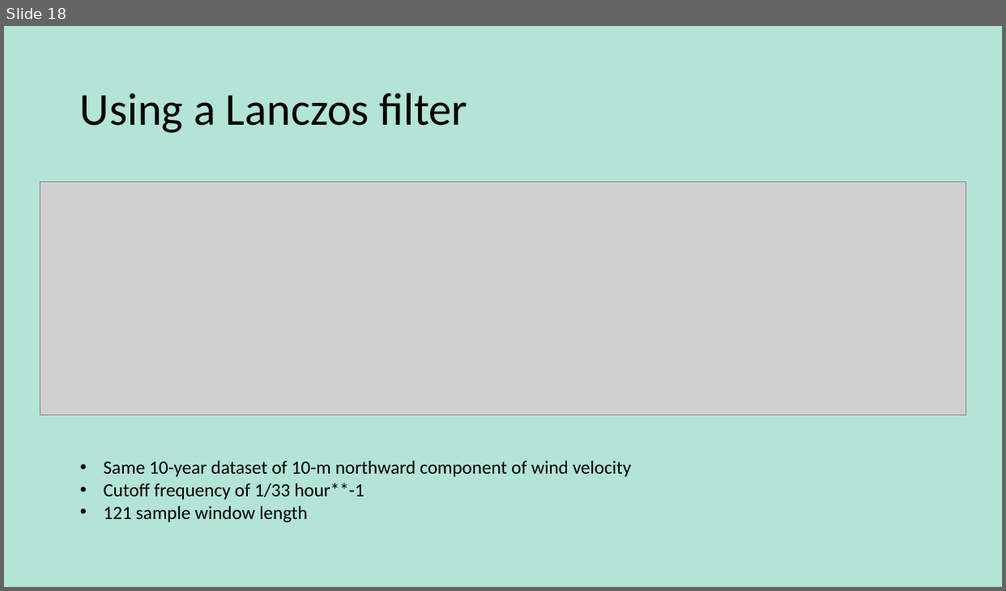
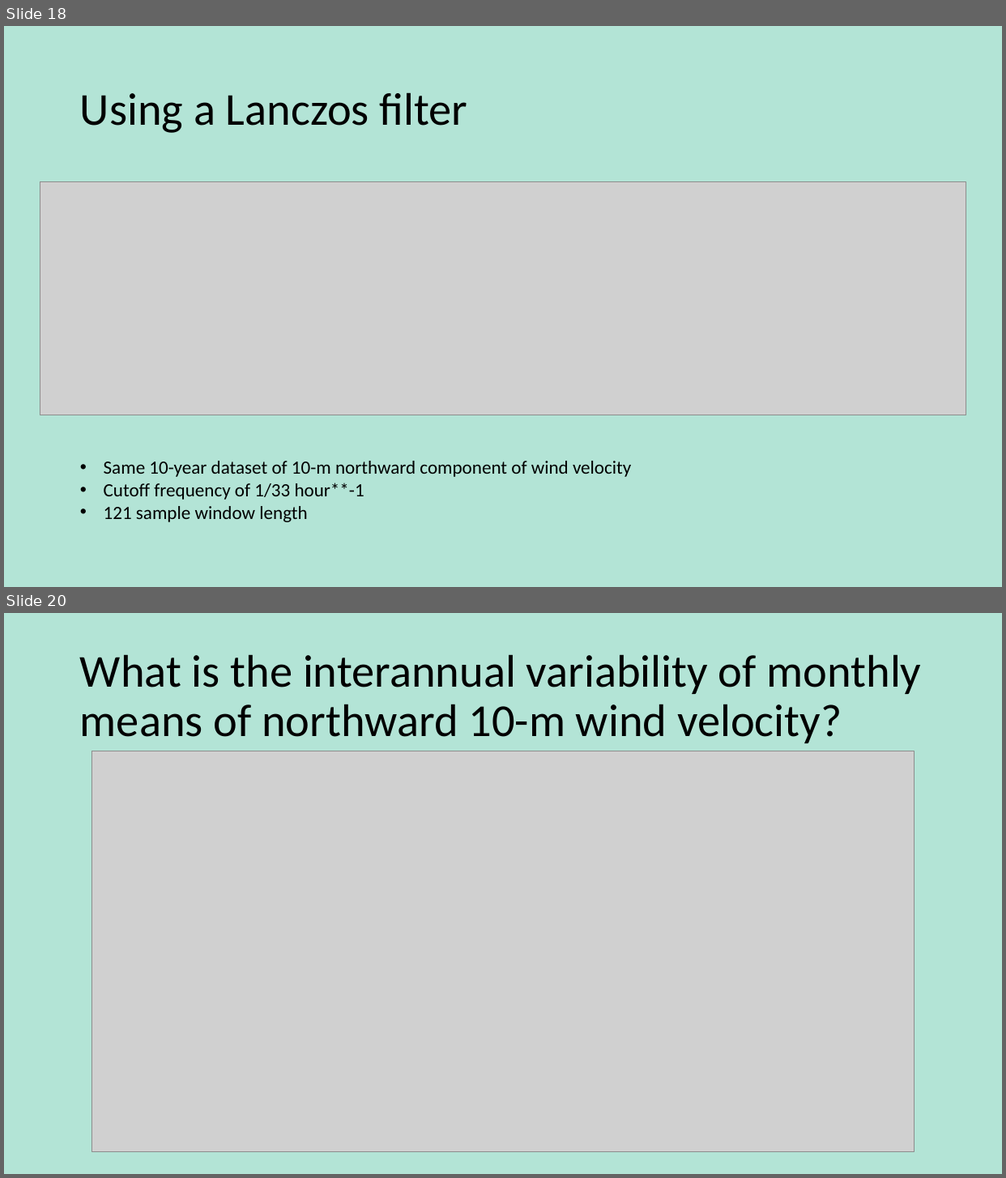
Before and after one commit to Fewings-Lab/kylenec-cpcs-mhw, a slide deck: Diurnal and Low Frequency Northward Winds off Chile.pptx. Shown one above the other, each under a label of ours: slide 18 before the commit, slides 18 and 20 after it; the slides between them are not shown. The pictures are 1006x591 and 1006x1178 pixels, drawn with LibreOffice and Linux fonts; fonts in the diff are those of the drawing; grey boxes stand for pictures. Boxes give left, top, right and bottom in pixels: in the first picture for what was removed or moved away, otherwise in the second. Text is boxed around its words. In the diff, an @@ line names an element or a change of style, - is before the commit and + after.

Commit message:
Added figures for seasonal and interannual variability

```diff
--- a/Diurnal and Low Frequency Northward Winds off Chile.pptx
+++ b/Diurnal and Low Frequency Northward Winds off Chile.pptx
@@ slide 20 added at (x1=4, y1=613, x2=1002, y2=1174), background #B3E4D6 @@
@@ title added at (x1=80, y1=654, x2=922, y2=743), 44 pt, text #000000 @@
+What is the interannual variability of monthly means of northward 10-m wind velocity?
@@ picture added at (x1=92, y1=752, x2=914, y2=1152) @@
```
Also in this commit, not shown: 2 other slides added, 1 slide removed.
